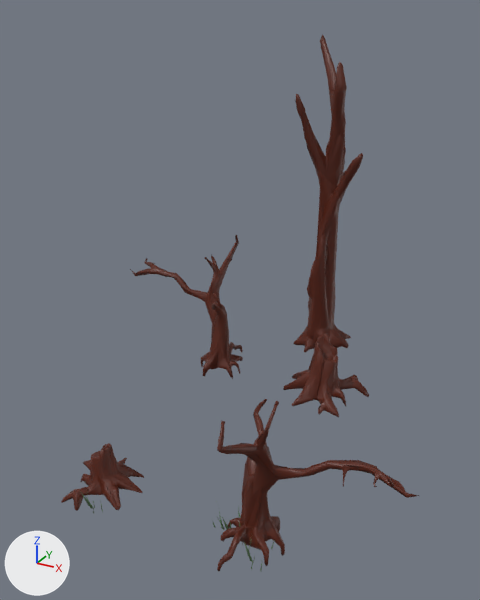
The glTF model assets/carousel_a.glb, before and after one commit.
Camera for both pictures: a camera (50 mm lens) standing at (4.13, -4.28, 5.2) and looking at (-0.08, 3.36, 1.37). The lights are fixed; the arrows at lower left show +X, +Y and +Z. Where no turn or scale is listed for an object, it has been applied to the vertices.

The first picture shows 'bgTree_01', 'bgTree_01.002', 'bgTree_02', 'bgTree_02.001', 'bgTree_03.003'.
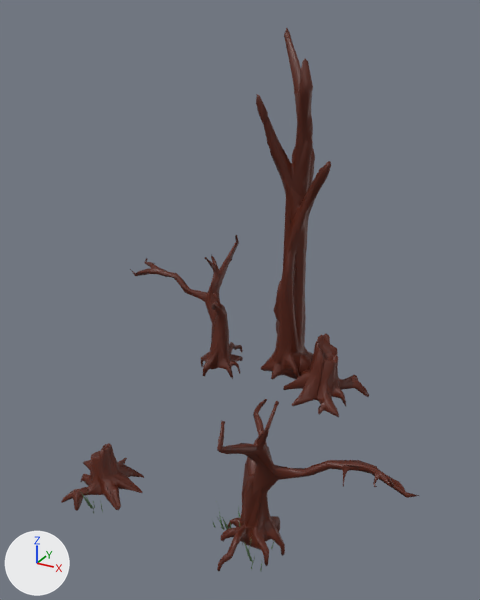
The edits, one by one:
Object 'bgTree_03.003' (ob_bgtree_03_003) moves from (-0.07, 6.51, -0.7) to (-0.07, 5.11, -0.57).

Changed parts and their boxes [x1, y1, x2, y2] in the pictures (480 x 600 px):
'bgTree_03.003', moved: before [293, 34, 363, 352]; after [256, 28, 331, 380]
